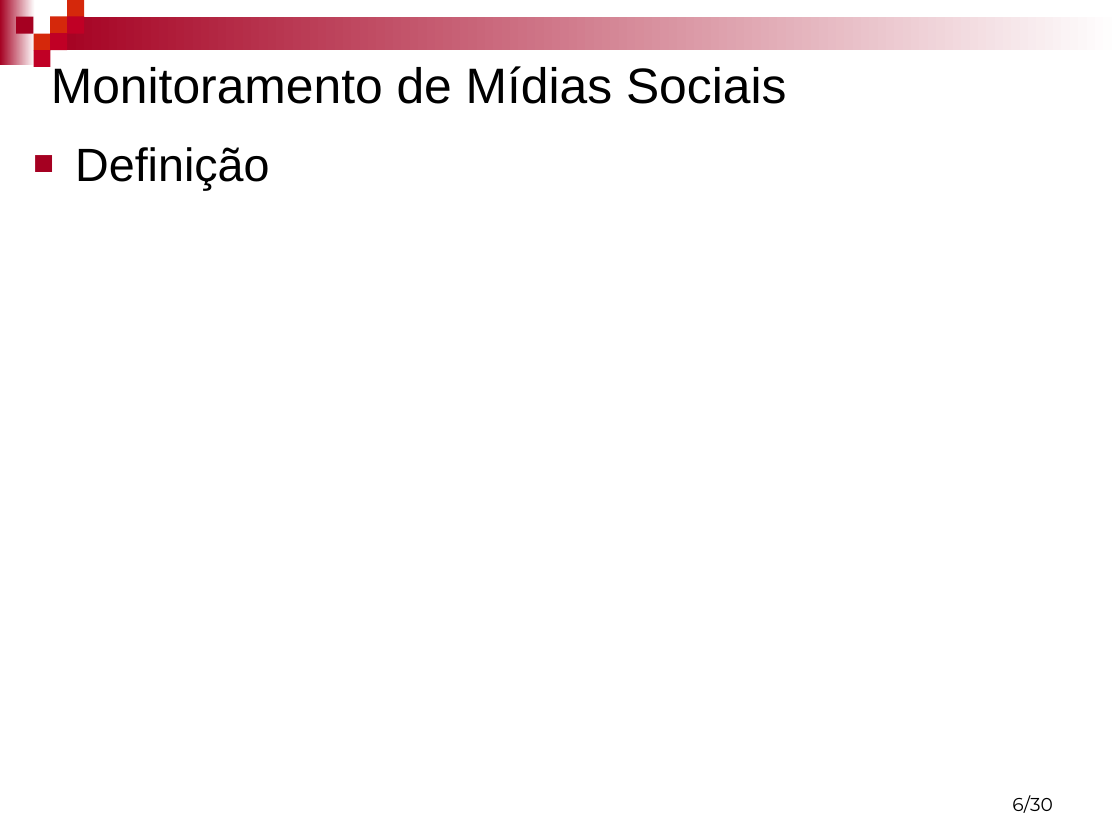
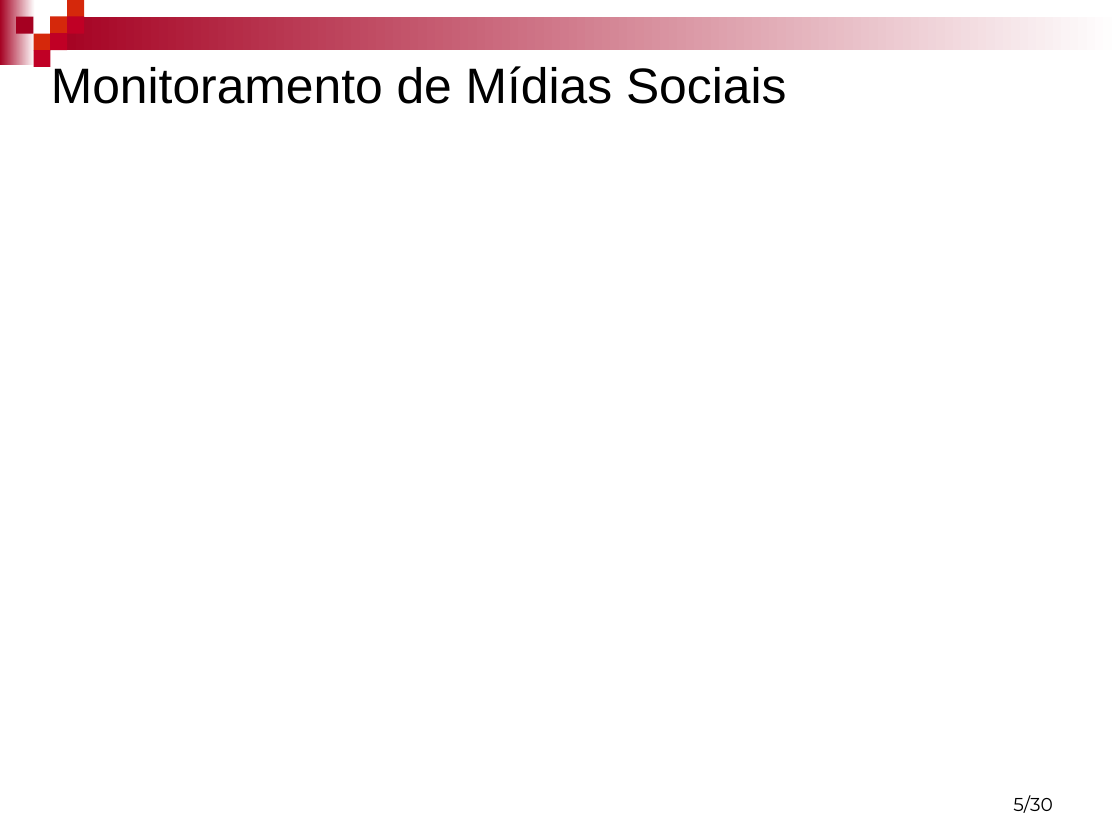
Before and after one commit to mfernado/my-project-socialmonitor, a slide deck: slide 5 of Artigo/Monitoramento de mídias Sociais - Marcos e Robson.ppt (slide 6 before the commit). Drawn at 1120x840 pixels with LibreOffice and Linux fonts; fonts in the diff are those of the drawing; background and template pictures are left out. Boxes give left, top, right and bottom in pixels: in the first picture for what was removed or moved away, otherwise in the second. Text is boxed around its words. In the diff, an @@ line names an element or a change of style, - is before the commit and + after.

```diff
--- a/Artigo/Monitoramento de mídias Sociais - Marcos e Robson.ppt
+++ b/Artigo/Monitoramento de mídias Sociais - Marcos e Robson.ppt
@@ text removed at bbox=[75, 147, 269, 190] @@
-■ Definição
@@ page number at bbox=[1013, 795, 1053, 813]: text changed @@
-6/30
+5/30
```
Also in this commit, not shown: 3 other slides changed, 1 slide removed.
